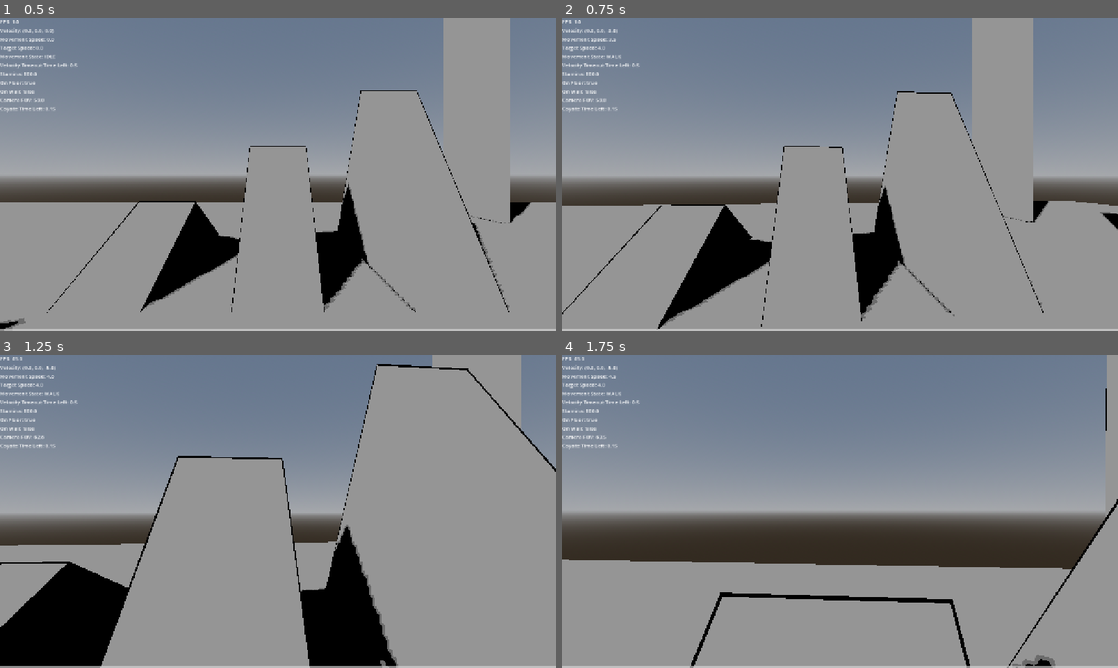
Above: before the commit, frames 1-4 (two rows, left to right).
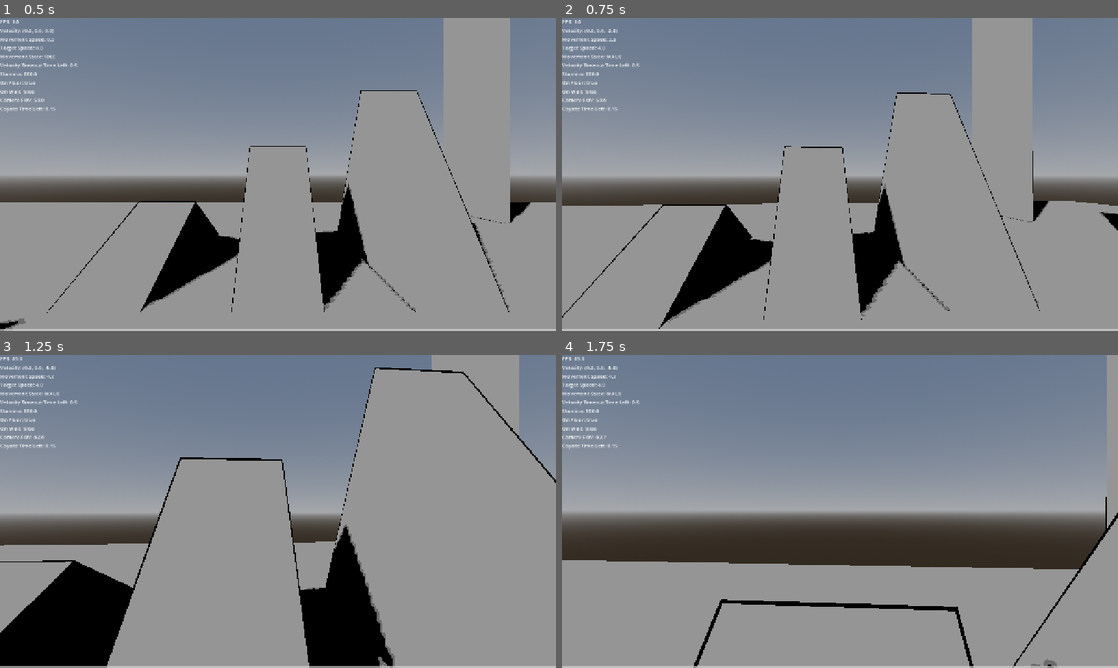
Above: after the commit, the same moments.

Repository: naxemis/multiplayer-fps
Game: Godot game, scene res://scenes/root/root.tscn
Same seed, same stepped clock (60 frames per second), same inputs: the game is played once before the commit and once after it.
Inputs (mouse positions are in pixels of both pictures, inside the frame that each line leads up to):
- Up to frame 1 (0.5 s): no input
- Up to frame 2 (0.75 s): tap Enter at 0.5 s; move the mouse to (867, 174) at 0.52 s; hold W (forward) from 0.53 s (still down); tap Shift (run) at 0.6 s
- Up to frame 3 (1.25 s): keep holding W (forward); tap Ctrl (change_wall_jump_direction) at 0.77 s; tap C (slide) at 0.8 s
- Up to frame 4 (1.75 s): keep holding W (forward); move the mouse to (812, 511) at 1.27 s; tap C (slide) at 1.35 s; tap Ctrl (change_wall_jump_direction) at 1.52 s; tap Space (jump) at 1.55 s

Frame 1 is identical in both runs. In frame 2, 1.2% of the frame differs, in the area x 0-100%, y 0-100%; in frame 3, 2.3%; in frame 4, 2.5%, in the area x 0-100%, y 6-100%.

Commit message:
feat(movement_controller): add per-state speed acceleration rates

Diff:
--- a/scripts/player/components/movement_controller.gd
+++ b/scripts/player/components/movement_controller.gd
@@ -5,7 +5,7 @@
 ## Translates input + the current [enum StateMachine.MovementStates] into a physics velocity for [Player].
 ## Owns the jump APIs and the velocity-timeout flag.
 ##
-## Each physics tick this controller updates the velocity-timeout flag, reads movement input, smooths it through movement inertia, applies gravity and lerps the scalar [member movement_speed] toward a per-state [member _target_speed].
+## Each physics tick this controller updates the velocity-timeout flag, reads movement input, smooths it through movement inertia, applies gravity and lerps the scalar [member movement_speed] toward the per-state target returned by [method _target_speed_for_state].
 ## [Player] reads the resulting velocity through [method compute_movement_velocity].
 class_name MovementController
 extends Component
@@ -33,19 +33,23 @@
 @export var slide_speed: float = 8.0
 
 @export_category("Speed Inertia")
-## Lerp rate (per second) used while [member movement_speed] is below [member _target_speed] — controls how snappy speed buildup feels.
-@export var speed_accel: float = 7.5
+## Default lerp rate (per second) used while ramping [member movement_speed] up toward the target in [code]IDLE[/code], [code]CROUCH[/code] and [code]WALK[/code].
+@export var normal_speed_acceleration: float = 8.0
+## Lerp rate used while ramping up to [member run_speed] — lower value means run takes longer to reach top speed.
+@export var run_speed_acceleration: float = 2.0
+## Lerp rate used while ramping up to [member slide_speed] — high value snaps the player into slide momentum.
+@export var slide_speed_acceleration: float = 10.0
 ## Lerp rate used while bleeding excess speed in [code]IDLE[/code].
-@export var idle_speed_decel: float = 6.0
+@export var idle_speed_deacceleration: float = 6.0
 ## Lerp rate used while bleeding excess speed in [code]CROUCH[/code].
-@export var crouch_speed_decel: float = 4.0
+@export var crouch_speed_deacceleration: float = 4.0
 ## Lerp rate used while bleeding excess speed in [code]WALK[/code].
-@export var walk_speed_decel: float = 2.0
+@export var walk_speed_deacceleration: float = 2.0
 ## Lerp rate used while bleeding excess speed in [code]RUN[/code].
 ## Low value lets slide momentum carry into a run.
-@export var run_speed_decel: float = 0.5
+@export var run_speed_deacceleration: float = 0.5
 ## Lerp rate used while bleeding excess speed in [code]SLIDE[/code].
-@export var slide_speed_decel: float = 0.5
+@export var slide_speed_deacceleration: float = 0.5
 
 @export_category("Movement Inertia")
 ## Lerp rate (per second) applied to planar input while grounded — controls how quickly direction changes register on the floor.
@@ -55,7 +59,7 @@
 @export var in_air_inertia: float = 4.0
 
 @export_category("Gravity")
-## Gravity acceleration in m/s².
+## Gravity accelerationeration in m/s².
 ## Applied only while not on the floor.
 @export var gravity_force: float = 18.0
 
@@ -97,9 +101,6 @@
 var _inertia_movement_directions: Vector3
 var _current_inertia: float
 var _wall_jump_directions: Vector3
-## Target value [member movement_speed] lerps toward each frame.
-## Updated on [signal StateMachine.state_changed]; frozen during airborne states so speed carries through jumps.
-var _target_speed: float = 0.0
 
 # _init / _ready
 
@@ -113,7 +114,7 @@
 
 # Public methods (component APIs)
 ## Caches sibling components and the player root from the injected context.
-## Also connects to [signal StateMachine.state_changed] to drive [member _target_speed] and jump impulses.
+## Also connects to [signal StateMachine.state_changed] to fire jump impulses.
 func pass_context_module(context: ContextModule) -> void:
 	_player_context_module = context
 	_player = context.node_refs.player
@@ -205,15 +206,9 @@
 	var states := _state_machine.MovementStates
 
 	match new_state:
-		states.IDLE: _target_speed = idle_speed
-		states.CROUCH: _target_speed = crouch_speed
-		states.WALK: _target_speed = walk_speed
-		states.RUN: _target_speed = run_speed
-		states.SLIDE: _target_speed = slide_speed
 		states.JUMP: jump()
 		states.DOUBLE_JUMP: double_jump()
 		states.WALL_JUMP: wall_jump()
-		# FALL and the airborne states leave _target_speed untouched so momentum carries.
 
 func _is_blocked_on_wall() -> bool:
 	return _player.is_on_floor() and _player.is_on_wall() and _player.velocity.z == 0 and _player.velocity.x == 0
@@ -230,6 +225,36 @@
 		velocity_timeout = true
 	else:
 		velocity_timeout = false
+
+func _has_movement_input() -> bool:
+	return _movement_directions.x != 0.0 or _movement_directions.z != 0.0
+
+func _target_speed_for_state(state: int) -> float:
+	var states := _state_machine.MovementStates
+	match state:
+		states.IDLE: return idle_speed
+		states.CROUCH: return crouch_speed if _has_movement_input() else idle_speed
+		states.WALK: return walk_speed
+		states.RUN: return run_speed
+		states.SLIDE: return slide_speed
+	return movement_speed
+
+func _acceleration_speed_for_state(state: int) -> float:
+	var states := _state_machine.MovementStates
+	match state:
+		states.RUN: return run_speed_acceleration
+		states.SLIDE: return slide_speed_acceleration
+	return normal_speed_acceleration
+
+func _deacceleration_speed_for_state(state: int) -> float:
+	var states := _state_machine.MovementStates
+	match state:
+		states.IDLE: return idle_speed_deacceleration
+		states.CROUCH: return crouch_speed_deacceleration
+		states.WALK: return walk_speed_deacceleration
+		states.RUN: return run_speed_deacceleration
+		states.SLIDE: return slide_speed_deacceleration
+	return normal_speed_acceleration
 
 func _update_movement_speed(delta: float) -> void:
 	var state: int = _state_machine._current_state
@@ -239,18 +264,9 @@
 	if state == states.JUMP or state == states.DOUBLE_JUMP or state == states.WALL_JUMP or state == states.FALL:
 		return
 
-	var rate: float = speed_accel if _target_speed >= movement_speed else _decel_for_state(state)
-	movement_speed = lerpf(movement_speed, _target_speed, 1.0 - exp(-rate * delta))
-
-func _decel_for_state(state: int) -> float:
-	var states := _state_machine.MovementStates
-	match state:
-		states.IDLE: return idle_speed_decel
-		states.CROUCH: return crouch_speed_decel
-		states.WALK: return walk_speed_decel
-		states.RUN: return run_speed_decel
-		states.SLIDE: return slide_speed_decel
-	return speed_accel
+	var target: float = _target_speed_for_state(state)
+	var rate: float = _acceleration_speed_for_state(state) if target >= movement_speed else _deacceleration_speed_for_state(state)
+	movement_speed = lerpf(movement_speed, target, 1.0 - exp(-rate * delta))
 
 func _calculate_get_movement_directions() -> void:
 	var axis: Vector3 = _input_handler.movement_axis
--- a/scripts/player/player.gd
+++ b/scripts/player/player.gd
@@ -85,7 +85,7 @@
 		"FPS: ", Engine.get_frames_per_second(), "\n",
 		"Velocity: ", round(velocity), "\n",
 		"Movement Speed: ", snappedf(_movement_controller.movement_speed, 0.1), "\n",
-		"Target Speed: ", snappedf(_movement_controller._target_speed, 0.1), "\n",
+		"Target Speed: ", snappedf(_movement_controller._target_speed_for_state(_state_machine._current_state), 0.1), "\n",
 		"Movement State: ", movement_states_array[_state_machine._current_state], "\n",
 		"Velocity Timeout Time Left: ", _movement_controller._velocity_timeout_left, "\n",
 		"Stamina: ", snappedf(_stamina_manager.stamina, 0.1), "\n",
